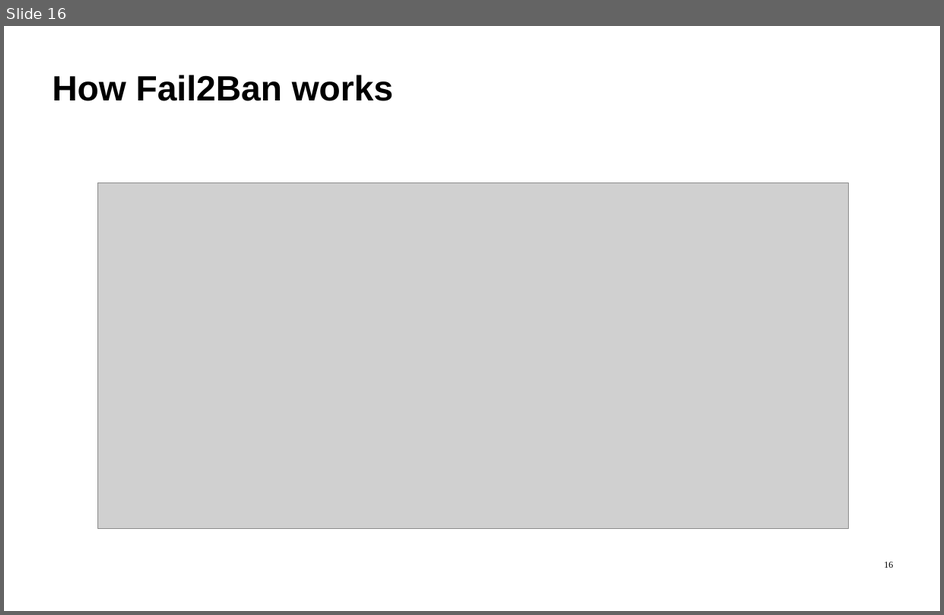
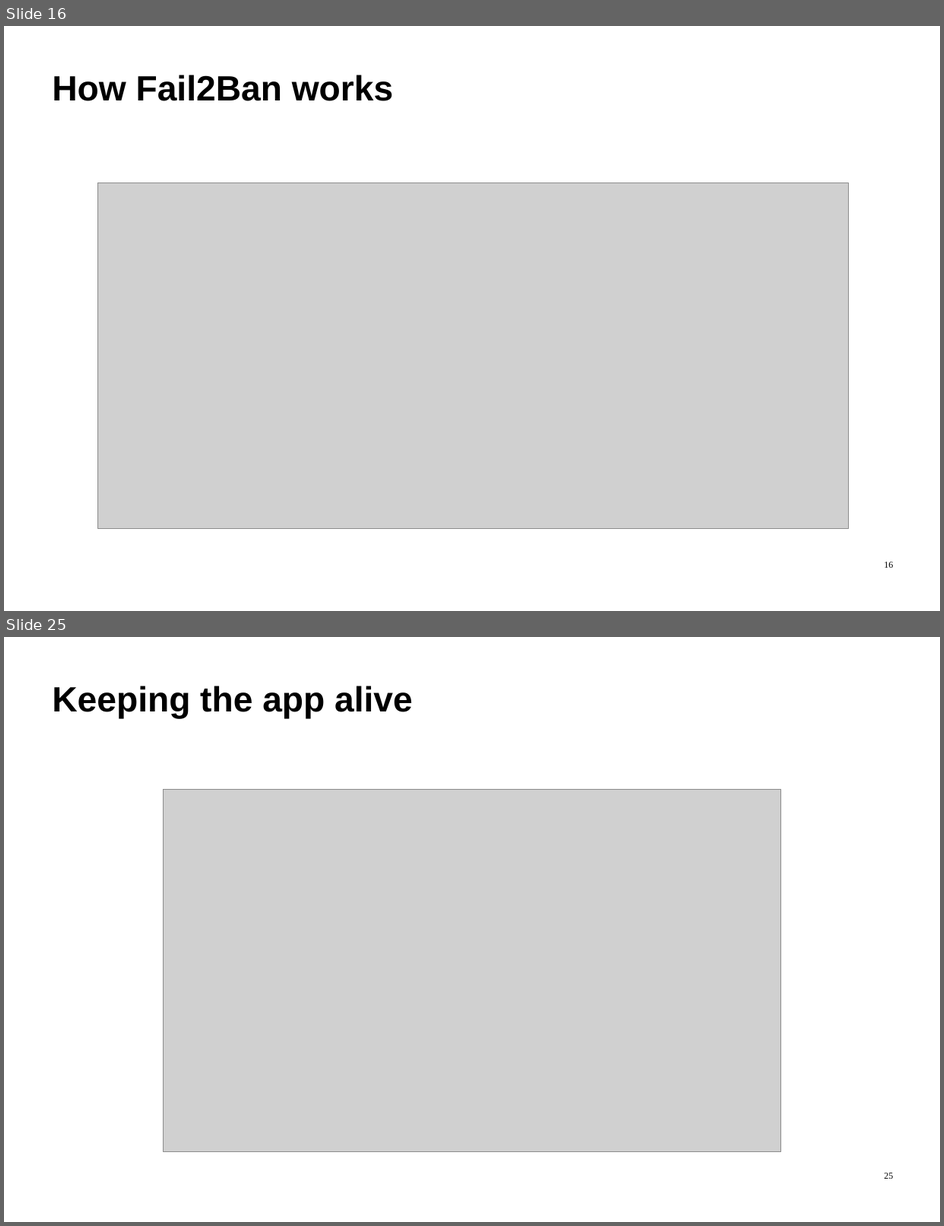
Before and after one commit to ImadSaddik/FullStackDeploymentHandbook, a slide deck: course-assets/slides/full_stack_deployment_guide.odp. Shown one above the other, each under a label of ours: slide 16 before the commit, slides 16 and 25 after it; the slides between them are not shown. The pictures are 944x615 and 944x1226 pixels, drawn with LibreOffice and Linux fonts; fonts in the diff are those of the drawing; grey boxes stand for pictures. Boxes give left, top, right and bottom in pixels: in the first picture for what was removed or moved away, otherwise in the second. Text is boxed around its words. In the diff, an @@ line names an element or a change of style, - is before the commit and + after.

```diff
--- a/course-assets/slides/full_stack_deployment_guide.odp
+++ b/course-assets/slides/full_stack_deployment_guide.odp
@@ slide 25 added at (4,637,940,1222), background #FFFFFF @@
@@ text added at (52,686,413,718), 54 pt, text #000000, bold @@
+Keeping the app alive
@@ picture added at (163,789,781,1152) @@
@@ page number added at (884,1173,893,1179), 14 pt, text #000000 @@
+25
```
Also in this commit, not shown: 8 other slides added, 1 other file.
